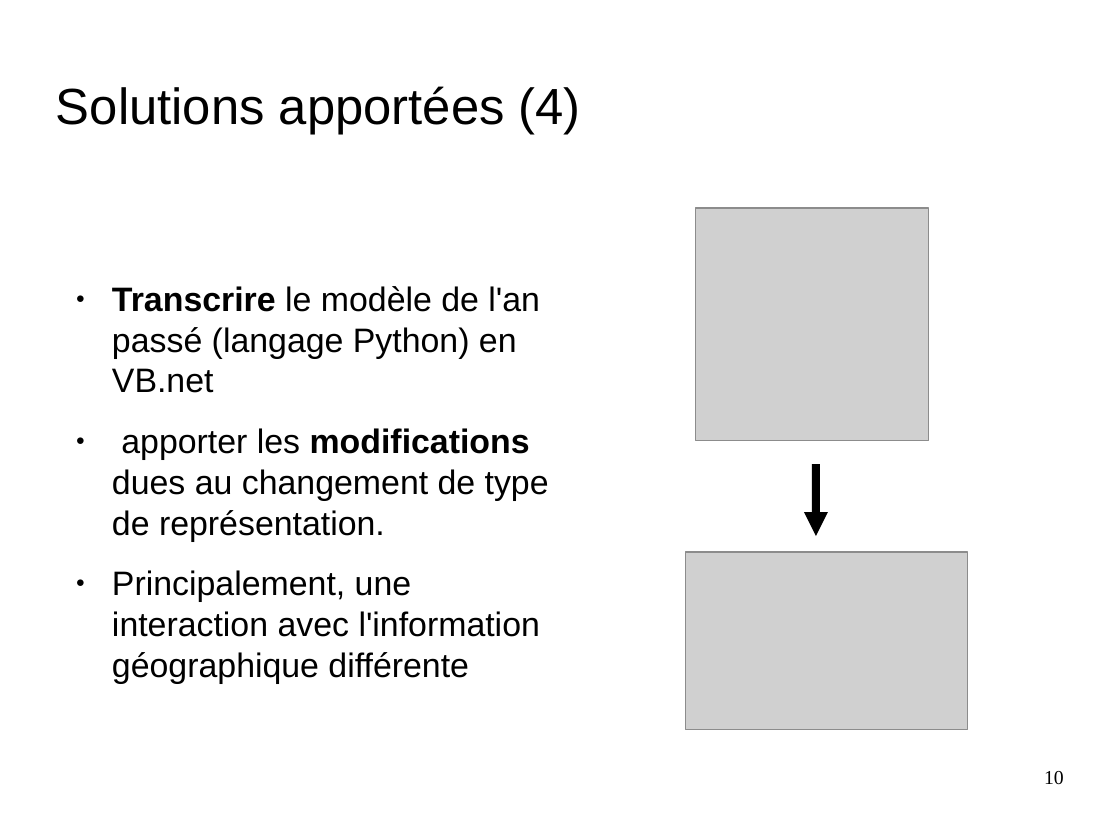
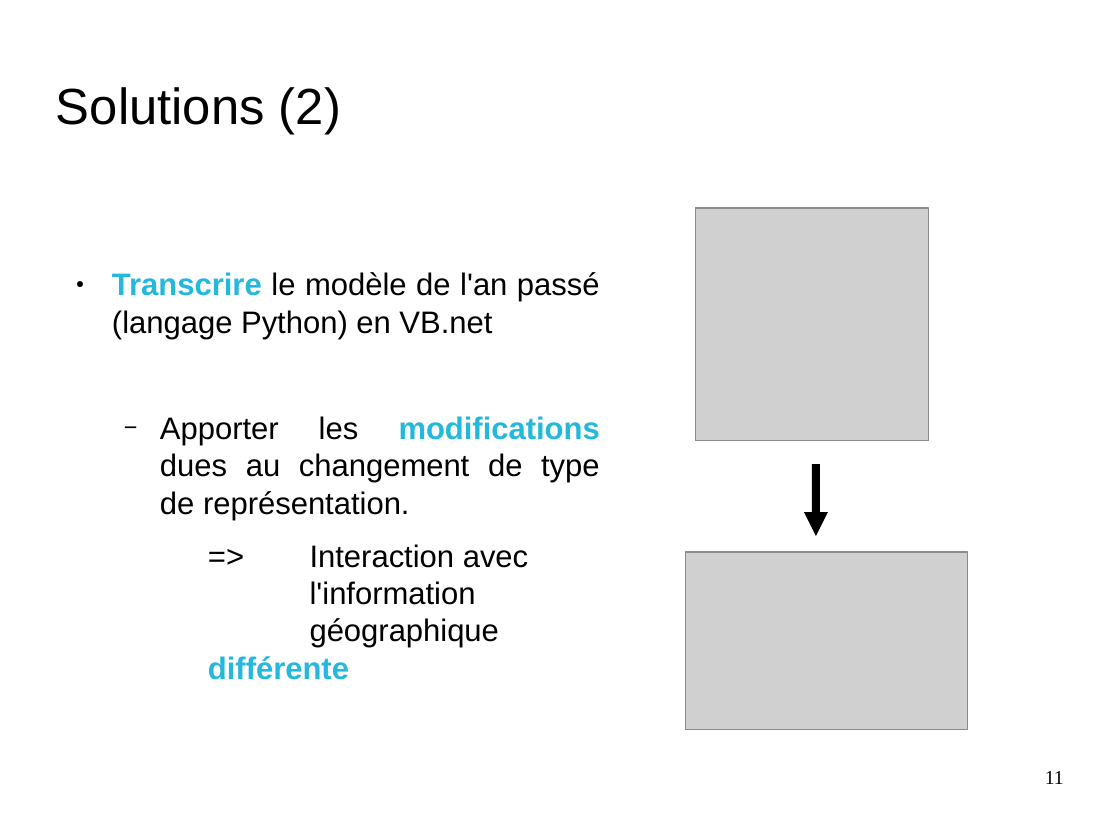
Before and after one commit to nesta7/designProject, a slide deck: slide 11 of Poster_Presentation/presentation_final_demoustication.odp (slide 10 before the commit). Drawn at 1120x840 pixels with LibreOffice and Linux fonts; fonts in the diff are those of the drawing; grey boxes stand for pictures; background and template pictures are left out. Boxes give left, top, right and bottom in pixels: in the first picture for what was removed or moved away, otherwise in the second. Text is boxed around its words. In the diff, an @@ line names an element or a change of style, - is before the commit and + after.

```diff
--- a/Poster_Presentation/presentation_final_demoustication.odp
+++ b/Poster_Presentation/presentation_final_demoustication.odp
@@ title at box(56, 87, 341, 134): text changed @@
-Solutions apportées (4)
+Solutions (2)
@@ text "Transcrire le modèle de l'an ...": place and size @@
-text "Transcrire le modèle de l'an ..." at box(112, 286, 549, 683)
+text "Transcrire le modèle de l'an ..." at box(112, 272, 600, 680)
@@ text at box(112, 272, 600, 339): size 24.1 to 22 pt in "Transcrire le modèle de l'an passé (langage ..."; text colour #000000 to #23B8DC in "Transcrire"; alignment left to justified; less space between paragraphs @@
@@ text at box(160, 416, 600, 680): text changed; size 24.1 to 22 pt @@
-● apporter les modifications dues au changement de type de représentation.
-● Principalement, une interaction avec l'information géographique différente
+  − Apporter les modifications dues au changement de type de représentation.
+    => Interaction avec
+    l'information
+    géographique différente
@@ page number at box(1045, 771, 1064, 784): text changed @@
-10
+11
```
Also in this commit, not shown: 12 other slides changed, 3 slides added, 3 slides removed, 2 other files.
